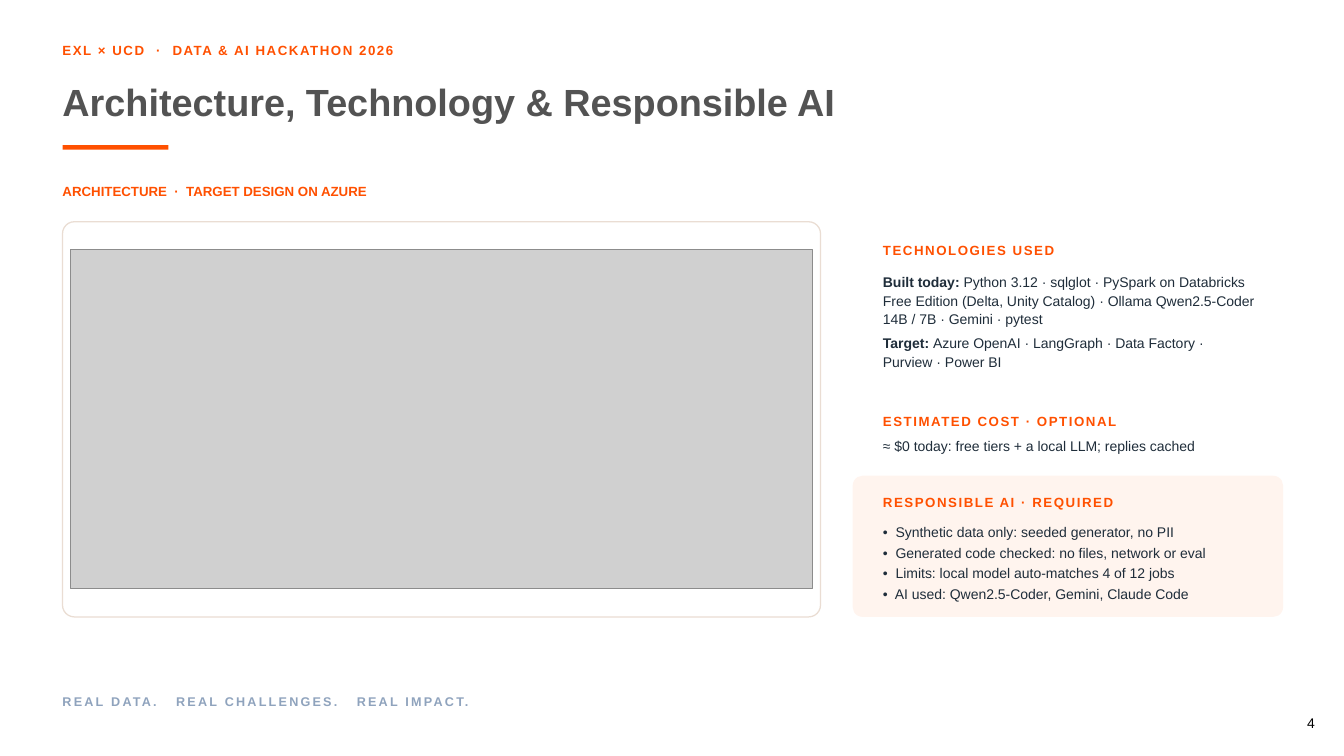
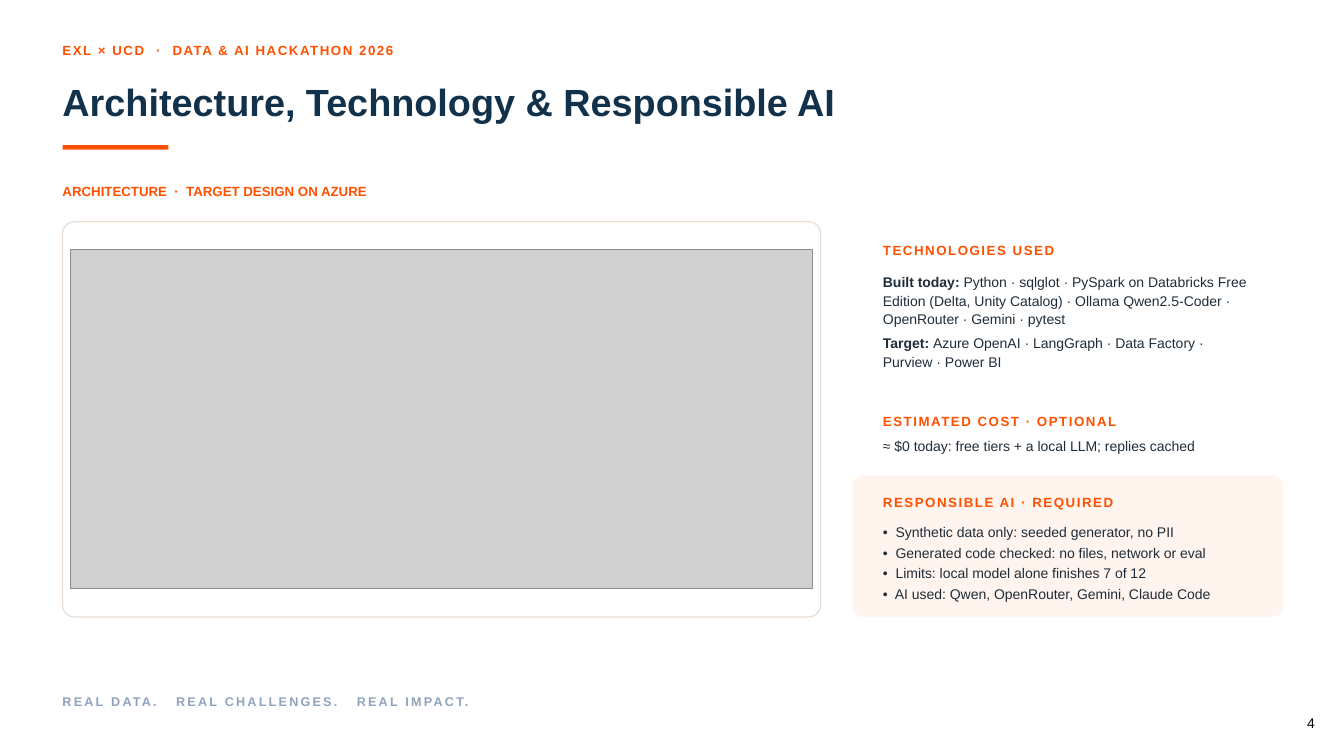
Before and after one commit to SowmyaRadhakrishnan277/EXL-Agentic-Hackathon, a slide deck: slide 4 of docs/EXL_UCD_Challenge03_Agentic_Migration_Factory_Submission.pptx. Drawn at 1344x756 pixels with LibreOffice and Linux fonts; fonts in the diff are those of the drawing; grey boxes stand for pictures; background and template pictures are left out. Boxes give left, top, right and bottom in pixels: in the first picture for what was removed or moved away, otherwise in the second. Text is boxed around its words. In the diff, an @@ line names an element or a change of style, - is before the commit and + after.

```diff
--- a/docs/EXL_UCD_Challenge03_Agentic_Migration_Factory_Submission.pptx
+++ b/docs/EXL_UCD_Challenge03_Agentic_Migration_Factory_Submission.pptx
@@ text "Architecture, Technology & Responsible AI" at (62, 88, 835, 123): text colour #535353 to #12324B @@
@@ text at (883, 277, 1247, 327): text changed @@
-Built today: Python 3.12 · sqlglot · PySpark on Databricks Free Edition (Delta, Unity Catalog) · Ollama Qwen2.5-Coder 14B / 7B · Gemini · pytest
+Built today: Python · sqlglot · PySpark on Databricks Free Edition (Delta, Unity Catalog) · Ollama Qwen2.5-Coder · OpenRouter · Gemini · pytest
@@ text at (895, 568, 1210, 602): text changed @@
-• Limits: local model auto-matches 4 of 12 jobs
-• AI used: Qwen2.5-Coder, Gemini, Claude Code
+• Limits: local model alone finishes 7 of 12
+• AI used: Qwen, OpenRouter, Gemini, Claude Code
```
Also in this commit, not shown: 5 other slides changed.
